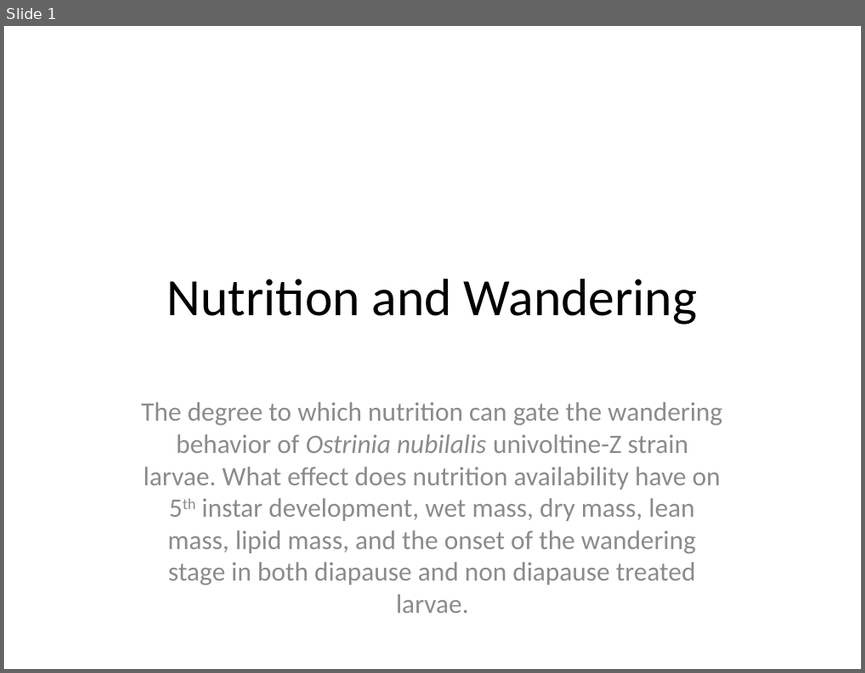
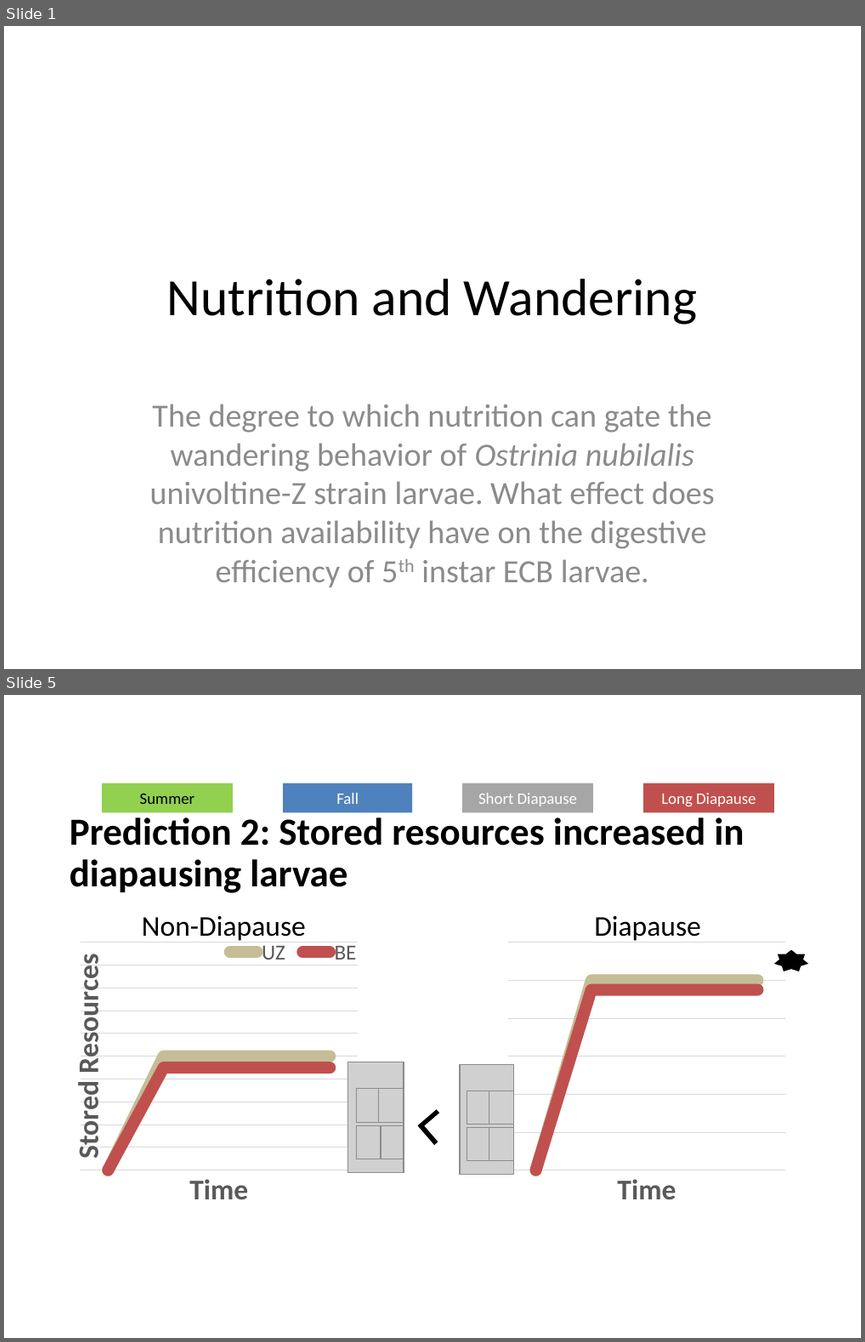
Before and after one commit to jamestbrown5/2018_Undergrad-Summer-Project, a slide deck: Documents/20180509_Undergrad Project_Nutrition and Wandering.pptx. Shown one above the other, each under a label of ours: slide 1 before the commit, slides 1 and 5 after it; the slides between them are not shown. The pictures are 865x673 and 865x1342 pixels, drawn with LibreOffice and Linux fonts; fonts in the diff are those of the drawing; grey boxes stand for pictures. Boxes give left, top, right and bottom in pixels: in the first picture for what was removed or moved away, otherwise in the second. Text is boxed around its words. In the diff, an @@ line names an element or a change of style, - is before the commit and + after.

```diff
--- a/Documents/20180509_Undergrad Project_Nutrition and Wandering.pptx
+++ b/Documents/20180509_Undergrad Project_Nutrition and Wandering.pptx
@@ slide 5 added at <box>4,695,861,1338</box>, background #FFFFFF @@
@@ rectangle added at <box>102,783,233,812</box>, fill #92D050, 13.5 pt, text #000000 @@
+Summer
@@ rectangle added at <box>284,783,413,812</box>, fill #4F81BD, 13.5 pt, text #FFFFFF @@
+Fall
@@ rectangle added at <box>462,783,594,812</box>, fill #A6A6A6, 13.5 pt, text #FFFFFF @@
+Short Diapause
@@ rectangle added at <box>643,783,774,812</box>, fill #C0504D, 13.5 pt, text #FFFFFF @@
+Long Diapause
@@ text added at <box>69,817,744,893</box>, 32.2 pt, text #000000, bold @@
+Prediction 2: Stored resources increased in diapausing larvae
@@ text added at <box>142,916,306,941</box>, 24 pt, text #000000 @@
+Non-Diapause
@@ text added at <box>594,916,701,941</box>, 24 pt, text #000000 @@
+Diapause
@@ line chart added at <box>64,931,374,1216</box> @@
+categories: 1, 2, 3, 4, 5
+UZ: 0, 100, 100, 100, 100
+BE: 0, 90, 90, 90, 90
@@ line chart added at <box>491,931,801,1216</box> @@
+categories: 1, 2, 3, 4, 5
+UZ: 0, 100, 100, 100, 100
+BE: 0, 95, 95, 95, 95
@@ star added at <box>774,949,809,971</box>, fill #000000 @@
@@ group added at <box>347,1061,514,1174</box>: 10 pictures @@
@@ corner added at <box>417,1110,453,1145</box>, fill #000000 @@
@@ slide 1 changed as well @@
@@ subtitle at <box>150,403,715,587</box>: text changed; size 22.4 to 27.2 pt @@
-The degree to which nutrition can gate the wandering behavior of Ostrinia nubilalis univoltine-Z strain larvae. What effect does nutrition availability have on 5th instar development, wet mass, dry mass, lean mass, lipid mass, and the onset of the wandering stage in both diapause and non diapause treated larvae.
+The degree to which nutrition can gate the wandering behavior of Ostrinia nubilalis univoltine-Z strain larvae. What effect does nutrition availability have on the digestive efficiency of 5th instar ECB larvae.
```
Also in this commit, not shown: 1 other slide changed, 3 other slides added, 1 other file.
